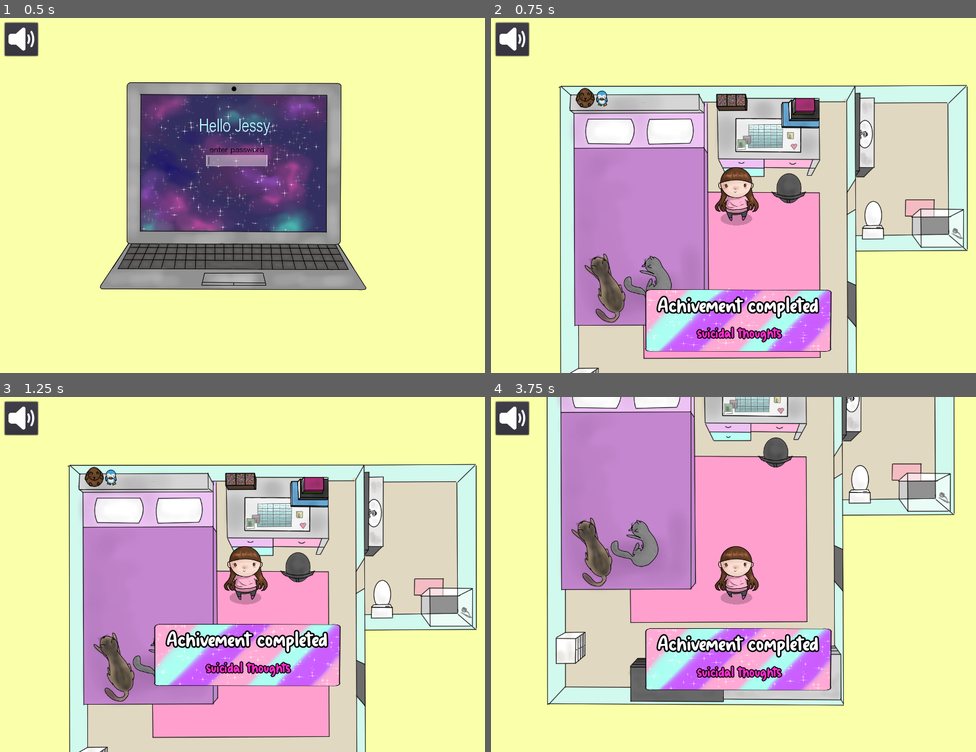
Above: before the commit, frames 1-4 (two rows, left to right).
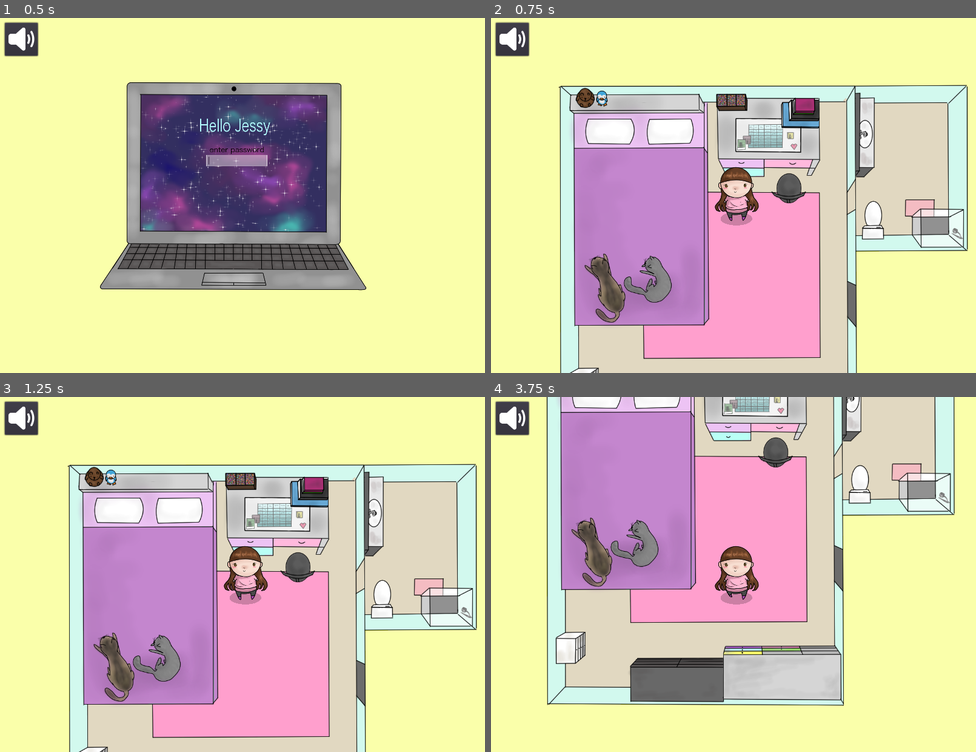
Above: after the commit, the same moments.

Repository: A-Walrus/Jessy
Game: Godot game, scene res://Scenes/Computer.tscn
The game is run twice, just before and just after one commit, with the same random seed, the same clock (stepped at 60 frames per second) and the same inputs. This scene is started directly instead of the project's main scene. Sound files missing from this copy of the repository are replaced by a short silence.
Inputs (mouse positions are in pixels of both pictures, inside the frame that each line leads up to):
- Up to frame 1 (0.5 s): no input
- Up to frame 2 (0.75 s): tap Enter (ui_accept) at 0.5 s; move the mouse to (840, 177) at 0.52 s; press the mouse at (840, 177) at 0.53 s
- Up to frame 3 (1.25 s): tap Enter (ui_accept) at 0.77, 0.8, 1.07 s
- Up to frame 4 (3.75 s): release the mouse at (840, 556) at 1.25 s; drag from (942, 606) to (641, 553) at 1.27 s; move the mouse to (544, 556) at 2.02 s; press the mouse at (544, 556) at 2.03 s; tap Enter (ui_accept) at 2.3 s; release the mouse at (544, 556) at 2.75 s; drag from (626, 670) to (636, 560) at 2.77 s; drag from (806, 702) to (641, 574) at 3.52 s

Frame 1 is identical in both runs. In frame 2, 5.8% of the frame differs, in the area x 31-71%, y 76-95%; in frame 3, 5.9%; in frame 4, 6.7%, in the area x 31-71%, y 64-83%.

Commit message:
small bug fix in HW achievements

Diff:
--- a/Jessy/Scripts/slideshow.gd
+++ b/Jessy/Scripts/slideshow.gd
@@ -7,7 +7,8 @@
 			var a =frame
 			frame+=1
 			if frame==a:
-				Achievements.get_node('a').modify_achievements("suicidal thoughts" ,1)
-				Achievements.get_node('a').modify_achievements("JESSY DONT DO IT" ,1)
+				if(get_tree().get_current_scene().get_name() == "HW"):
+					Achievements.get_node('a').modify_achievements("suicidal thoughts" ,1)
+					Achievements.get_node('a').modify_achievements("JESSY DONT DO IT" ,1)
 				get_tree().change_scene("res://Scenes/World.tscn")
 		Globals.justClicked
